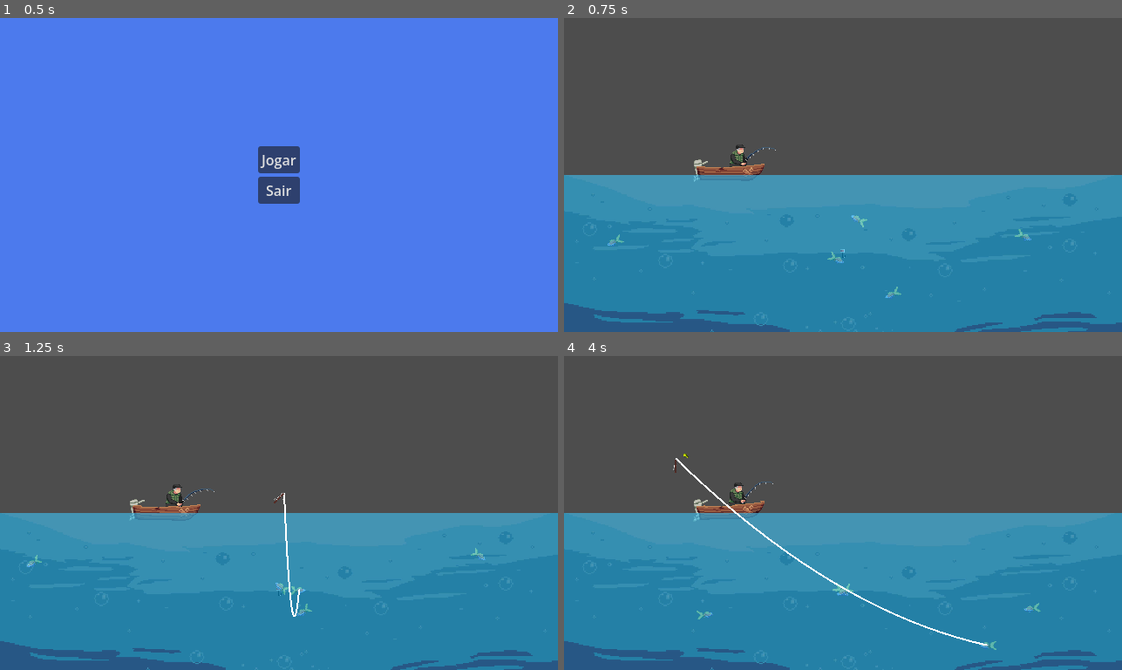
Above: before the commit, frames 1-4 (two rows, left to right).
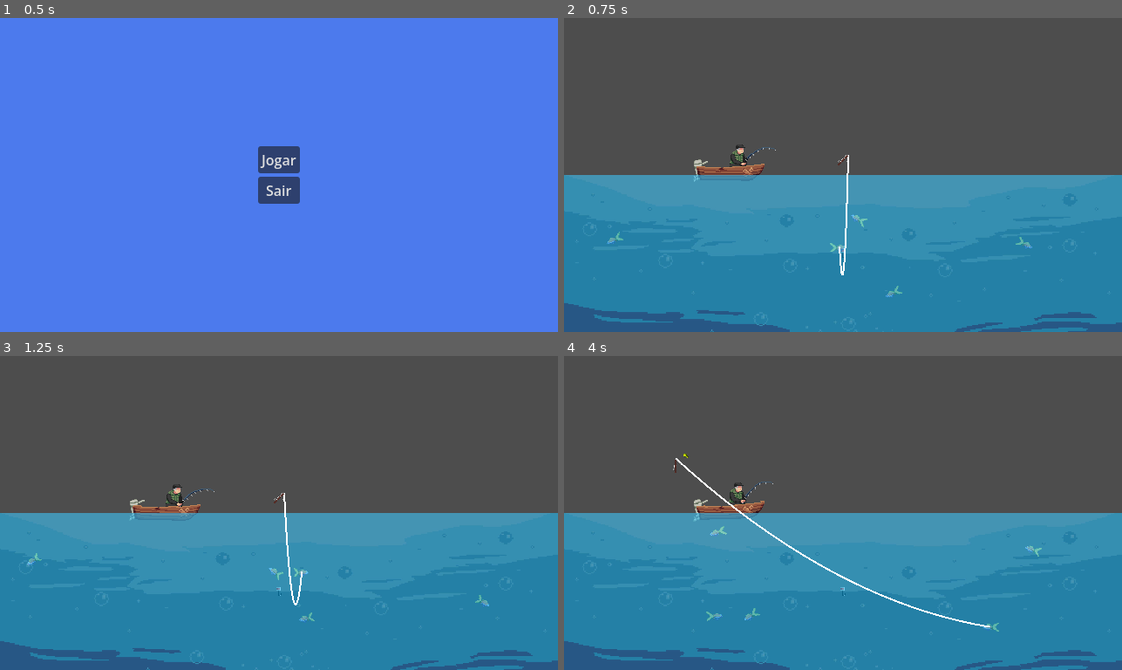
Above: after the commit, the same moments.

Repository: Bad-Onion/gyotaku
Game: Godot game, scene res://main.tscn
Same seed, same stepped clock (60 frames per second), same inputs: the game is played once before the commit and once after it.
Inputs (mouse positions are in pixels of both pictures, inside the frame that each line leads up to):
- Up to frame 1 (0.5 s): no input
- Up to frame 2 (0.75 s): click "Jogar" at 0.5 s
- Up to frame 3 (1.25 s): no input
- Up to frame 4 (4 s): move the mouse to (965, 497) at 1.27 s; click (965, 497) at 1.42 s; drag from (731, 528) to (843, 591) at 2.02 s; move the mouse to (898, 443) at 2.77 s; click (898, 443) at 2.92 s; drag from (815, 575) to (675, 465) at 3.52 s

Frame 1 is identical in both runs. In frame 2, 0.4% of the frame differs, in the area x 7-84%, y 43-90%; in frame 3, 0.5%; in frame 4, 1.0%, in the area x 21-86%, y 34-94%.

Commit message:
fix cursor on pause and hook radius

Diff:
--- a/gyotaku/core/game_states/pause_state.gd
+++ b/gyotaku/core/game_states/pause_state.gd
@@ -6,6 +6,8 @@
 
 func enter() -> void:
 	get_tree().paused = true
+	Input.set_mouse_mode(Input.MOUSE_MODE_VISIBLE)
+
 	pause_menu_ui.show()
 	pause_menu_ui.resume_requested.connect(_on_resume)
 	pause_menu_ui.quit_to_menu_requested.connect(_on_quit)
--- a/gyotaku/main.tscn
+++ b/gyotaku/main.tscn
@@ -11,11 +11,13 @@
 [node name="Main" type="Node2D" unique_id=809898196]
 
 [node name="UIContainer" type="CanvasLayer" parent="." unique_id=1584003394]
+layer = 100
 
 [node name="MainMenu" parent="UIContainer" unique_id=531070255 instance=ExtResource("1_h2yge")]
 
 [node name="PauseMenu" parent="UIContainer" unique_id=767540166 instance=ExtResource("2_1bvp3")]
 visible = false
+z_index = 10
 
 [node name="LevelContainer" type="Node2D" parent="." unique_id=1444049853]
 
--- a/gyotaku/scenes/entities/fishes/fish.gd
+++ b/gyotaku/scenes/entities/fishes/fish.gd
@@ -6,7 +6,7 @@
 @export var base_speed: float = 50.0
 @export var chase_speed: float = 85.0
 @export var wander_radius_y: float = 40.0 # O quanto ele pode subir/descer do ponto de spawn
-@export var detection_radius: float = 150.0 # Distância para ver o anzol
+@export var detection_radius: float = 70.0 # Distância para ver o anzol
 
 @onready var sprite: AnimatedSprite2D = %FishSprite
 
@@ -17,13 +17,18 @@
 
 var is_hooked: bool = false
 var spawn_y: float = 0.0
-var time_offset: float # Para desincronizar o movimento dos peixes
 var current_target: Node2D = null # O anzol, se detetado
 var movement_direction: int = 1
 
+var time_offset: float
+var swim_frequency: float
+var vertical_frequency: float
+
 
 func _ready() -> void:
-	time_offset = randf() * 100.0 # Aleatoriedade inicial
+	time_offset = randf() * 1000.0 # Aleatoriedade inicial
+	swim_frequency = randf_range(0.001, 0.003)
+	vertical_frequency = randf_range(0.001, 0.002)
 
 
 func set_bounds(min_x: float, max_x: float, min_y: float, max_y: float) -> void:
@@ -42,7 +47,7 @@
 
 func _physics_process(delta: float) -> void:
 	if is_hooked:
-		_handle_hooked_rotation(delta)
+		rotation = lerp_angle(rotation, 0.0, 5.0 * delta)
 		move_and_slide()
 		return
 
@@ -52,9 +57,13 @@
 
 
 func _behavior_wander_and_chase(delta: float) -> void:
-	# Tentar encontrar o anzol (se estiver no grupo "bait")
+	# TODO: Poderíamos otimizar isso usando um sistema de sinalização ou área de detecção, mas para simplicidade, vamos varrer os isos do grupo "bait"
+	# TODO: Replace hardcoded "bait" group with a configurable export var bait_group: String = "bait"
+	if current_target and not current_target.is_in_group("bait"):
+		current_target = null
+
+	# 2. Look for bait if we don't have one
 	if not current_target:
-		# TODO: Poderíamos otimizar isso usando um sistema de sinalização ou área de detecção, mas para simplicidade, vamos varrer os isos do grupo "bait"
 		# TODO: Replace hardcoded "bait" group with a configurable export var bait_group: String = "bait"
 		var baits = get_tree().get_nodes_in_group("bait")
 		if baits.size() > 0:
@@ -62,7 +71,7 @@
 			if global_position.distance_to(potential_bait.global_position) < detection_radius:
 				current_target = potential_bait
 
-	# Se já temos alvo, verifica se fugiu
+	# 3. Release target if too far
 	if current_target:
 		var dist = global_position.distance_to(current_target.global_position)
 		if dist > detection_radius * 1.5:
@@ -71,63 +80,55 @@
 	var target_velocity = Vector2.ZERO
 
 	if current_target:
-		# --- MODO PERSEGUIÇÃO ---
+		# --- CHASE MODE ---
 		var direction = global_position.direction_to(current_target.global_position)
 		target_velocity = direction * chase_speed
-		# Atualiza movement_direction para o sistema saber o lado
 		movement_direction = 1 if direction.x > 0 else -1
 	else:
-		# --- MODO NADO NATURAL ---
-		# X: Constante com inversão nos limites
+		# --- WANDER MODE ---
 		if global_position.x <= min_x_bound:
 			movement_direction = 1
 		elif global_position.x >= max_x_bound:
 			movement_direction = -1
 
-		# Variação suave de velocidade (Seno)
-		var speed_var = 1.0 + sin(Time.get_ticks_msec() * 0.002 + time_offset) * 0.2
+		# Uses unique frequencies for randomness
+		var speed_var = 1.0 + sin(Time.get_ticks_msec() * swim_frequency + time_offset) * 0.2
 		target_velocity.x = movement_direction * base_speed * speed_var
 
-		# Y: Onda suave (Seno) ao redor do spawn_y
-		var y_wave = sin(Time.get_ticks_msec() * 0.0015 + time_offset) * wander_radius_y
+		var y_wave = sin(Time.get_ticks_msec() * vertical_frequency + time_offset) * wander_radius_y
 		var target_y = spawn_y + y_wave
-
-		# CLAMP ESSENCIAL: Impede que saia da água ou da tela
 		target_y = clampf(target_y, min_y_bound, max_y_bound)
 
-		# Move-se em direção à altura alvo (efeito mola suave)
 		var dir_y = (target_y - global_position.y)
 		target_velocity.y = dir_y * 2.0
 
-	# Suavização do movimento (Inércia da água)
 	velocity = velocity.lerp(target_velocity, 5.0 * delta)
 
 
 func _handle_sprite_visuals(delta: float) -> void:
 	if not sprite: return
 
-	# Flip Horizontal
+	# Flip H
 	if abs(velocity.x) > 1.0:
 		sprite.flip_h = velocity.x > 0
 
-	# Rotação (Inclinar ao subir/descer)
+	# Rotation
 	var target_angle = 0.0
 	if abs(velocity.x) > 1.0:
-		# Inclinação baseada na velocidade vertical vs horizontal
 		var slope = velocity.y / abs(velocity.x)
-		target_angle = clamp(slope, -0.6, 0.6) # Limita a inclinação (~35 graus)
+		target_angle = clamp(slope, -0.6, 0.6)
 
-		# Se estiver flipado (olhando p/ esquerda), inverte a rotação visual
+		# INVERTED logic based on your feedback
+		# If flipped (facing left), we need to invert the angle calculation for it to look right
 		if sprite.flip_h:
-			target_angle *= -1
+			target_angle *= 1.0 # Changed from -1 to 1 based on observation
+		else:
+			target_angle *= 1.0
+
+		# NOTE: If it's still wrong, swap the sign below manually:
+		# target_angle = -target_angle
 
 	rotation = lerp_angle(rotation, target_angle, 8.0 * delta)
-
-
-func _handle_hooked_rotation(delta: float) -> void:
-	# Quando fisgado, talvez queira que ele olhe para o centro ou siga a linha
-	# Por simplicidade, vamos zerar a rotação ou fazer ele debater-se levemente
-	rotation = lerp_angle(rotation, 0.0, 5.0 * delta)
 
 
 func apply_impulse(force_x: float) -> void:
--- a/gyotaku/scenes/interactables/fishing_cursor_ui/fishing_cursor_ui.gd
+++ b/gyotaku/scenes/interactables/fishing_cursor_ui/fishing_cursor_ui.gd
@@ -48,6 +48,9 @@
 func _process(delta: float) -> void:
 	if not visible or not mechanic_system or not input_system:
 		return
+
+	if Input.get_mouse_mode() != Input.MOUSE_MODE_HIDDEN:
+		Input.set_mouse_mode(Input.MOUSE_MODE_HIDDEN)
 
 	global_position = get_global_mouse_position()
 
--- a/gyotaku/scenes/levels/level_1/level_1.gd
+++ b/gyotaku/scenes/levels/level_1/level_1.gd
@@ -23,14 +23,19 @@
 
 func _on_fish_caught() -> void:
 	print("Success: Fish Caught!")
-	fishing_cursor_ui.deactivate()
+	_end_minigame()
 
 
 func _on_fish_escaped() -> void:
 	print("Fail: Fish Escaped!")
-	fishing_cursor_ui.deactivate()
+	_end_minigame()
 
 
 func _on_line_broke() -> void:
 	print("Fail: Line Broke!")
+	_end_minigame()
+
+
+func _end_minigame() -> void:
 	fishing_cursor_ui.deactivate()
+	fishing_hook.reset()
--- a/gyotaku/scenes/levels/level_1/level_1.tscn
+++ b/gyotaku/scenes/levels/level_1/level_1.tscn
@@ -182,6 +182,7 @@
 [node name="FishingCursorUI" parent="HUD" unique_id=782493889 node_paths=PackedStringArray("mechanic_system", "input_system") instance=ExtResource("9_31rk5")]
 unique_name_in_owner = true
 visible = false
+z_index = 2
 script = ExtResource("10_w3g2g")
 mechanic_system = NodePath("../../FishingMechanicSystem")
 input_system = NodePath("../../PlayerFishingInput")
--- a/gyotaku/scenes/mechanics/fishing_bait_mechanic/fishing_hook.gd
+++ b/gyotaku/scenes/mechanics/fishing_bait_mechanic/fishing_hook.gd
@@ -7,13 +7,25 @@
 
 func _ready() -> void:
 	body_entered.connect(_on_body_entered)
+	# TODO: Remove hardcoded "bait" group and use an exported variable for configurability
+	add_to_group("bait")
 
 
 func _on_body_entered(body: Node2D) -> void:
 	if body is Fish:
 		var fish := body as Fish
+
 		if not fish.is_hooked:
 			fish.hook()
 			fish_hooked.emit(fish)
 			# Disable collision so it doesn't hook multiple fishes
 			set_deferred("monitoring", false)
+			remove_from_group("bait")
+
+
+func reset() -> void:
+	set_deferred("monitoring", true)
+
+	# TODO: Remove hardcoded "bait" group and use an exported variable for configurability
+	if not is_in_group("bait"):
+		add_to_group("bait")
--- a/gyotaku/scenes/mechanics/fishing_mechanic/fishing_mechanic_system.gd
+++ b/gyotaku/scenes/mechanics/fishing_mechanic/fishing_mechanic_system.gd
@@ -11,7 +11,7 @@
 @export var center_point: Marker2D
 
 @export_group("Zones & Depth")
-@export var safe_zone_radius: float = 30.0
+@export var safe_zone_radius: float = 60.0
 @export var danger_zone_radius: float = 120.0
 @export var max_depth: float = 100.0
 @export var depth_pull_up_speed: float = 20.0
@@ -26,8 +26,8 @@
 @export var impulse_penalty_force: float = 100.0
 @export var player_pull_power: float = 1.5
 @export var fish_struggle_power: float = 60.0
-@export var sweet_spot_min: float = 30.0
-@export var sweet_spot_max: float = 70.0
+@export var sweet_spot_min: float = 10.0
+@export var sweet_spot_max: float = 80.0
 
 @export_group("Visual Mapping")
 @export var surface_y: float = 190.0
@@ -89,8 +89,9 @@
 	var distance_from_center := absf(fish.global_position.x - center_point.global_position.x)
 
 	var is_tension_good: bool = current_tension >= sweet_spot_min and current_tension <= sweet_spot_max
+	var is_super_centered: bool = distance_from_center <= (safe_zone_radius * 0.5)
 
-	if distance_from_center <= safe_zone_radius and is_tension_good:
+	if distance_from_center <= safe_zone_radius and (is_tension_good or is_super_centered):
 		current_depth -= depth_pull_up_speed * delta # Sobe
 	elif distance_from_center <= danger_zone_radius:
 		current_depth += depth_sink_slow_speed * delta # Desce lentamente
--- a/gyotaku/scenes/ui/pause_menu/pause_menu.gd
+++ b/gyotaku/scenes/ui/pause_menu/pause_menu.gd
@@ -10,13 +10,13 @@
 
 
 func _ready() -> void:
-    resume_button.pressed.connect(_on_resume_button_pressed)
-    quit_button.pressed.connect(_on_quit_button_pressed)
+	resume_button.pressed.connect(_on_resume_button_pressed)
+	quit_button.pressed.connect(_on_quit_button_pressed)
 
 
 func _on_resume_button_pressed() -> void:
-    resume_requested.emit()
+	resume_requested.emit()
 
 
 func _on_quit_button_pressed() -> void:
-    quit_to_menu_requested.emit()
+	quit_to_menu_requested.emit()
